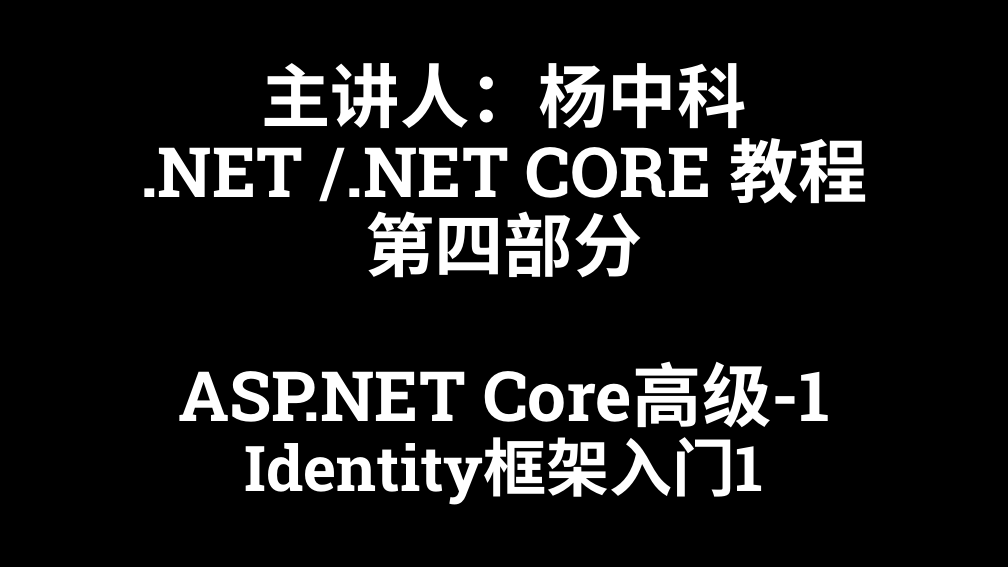
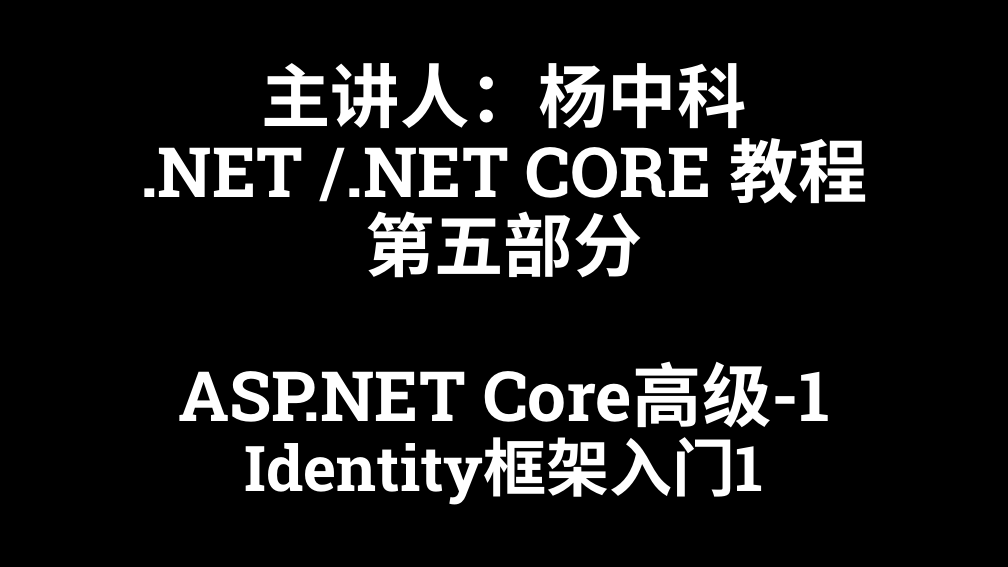
Before and after one commit to yangzhongke/NETBookMaterials, a slide deck: slide 1 of PPT课件/Part5-1：ASP.NET Core Identity框架入门1.pptx. Drawn at 1008x567 pixels with LibreOffice and Linux fonts; fonts in the diff are those of the drawing; background and template pictures are left out. Boxes give left, top, right and bottom in pixels: in the first picture for what was removed or moved away, otherwise in the second. Text is boxed around its words. In the diff, an @@ line names an element or a change of style, - is before the commit and + after.

Commit message:
add pptx

```diff
--- a/PPT课件/Part5-1：ASP.NET Core Identity框架入门1.pptx
+++ b/PPT课件/Part5-1：ASP.NET Core Identity框架入门1.pptx
@@ title at (x1=140, y1=63, x2=868, y2=505): text changed @@
-主讲人：杨中科
-.NET /.NET CORE 教程
-第四部分
-ASP.NET Core高级-1
-Identity框架入门1
+主讲人：杨中科
+.NET /.NET CORE 教程
+第五部分
+ASP.NET Core高级-1
+Identity框架入门1
```
Also in this commit, not shown: 14 other files.
